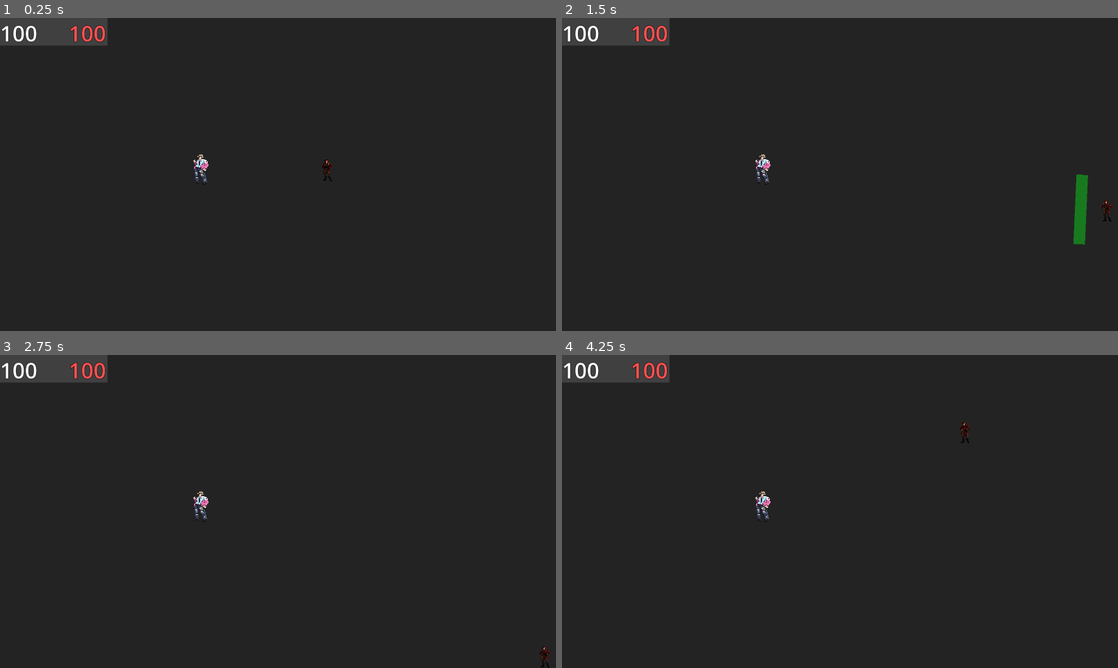
Above: before the commit, frames 1-4 (two rows, left to right).
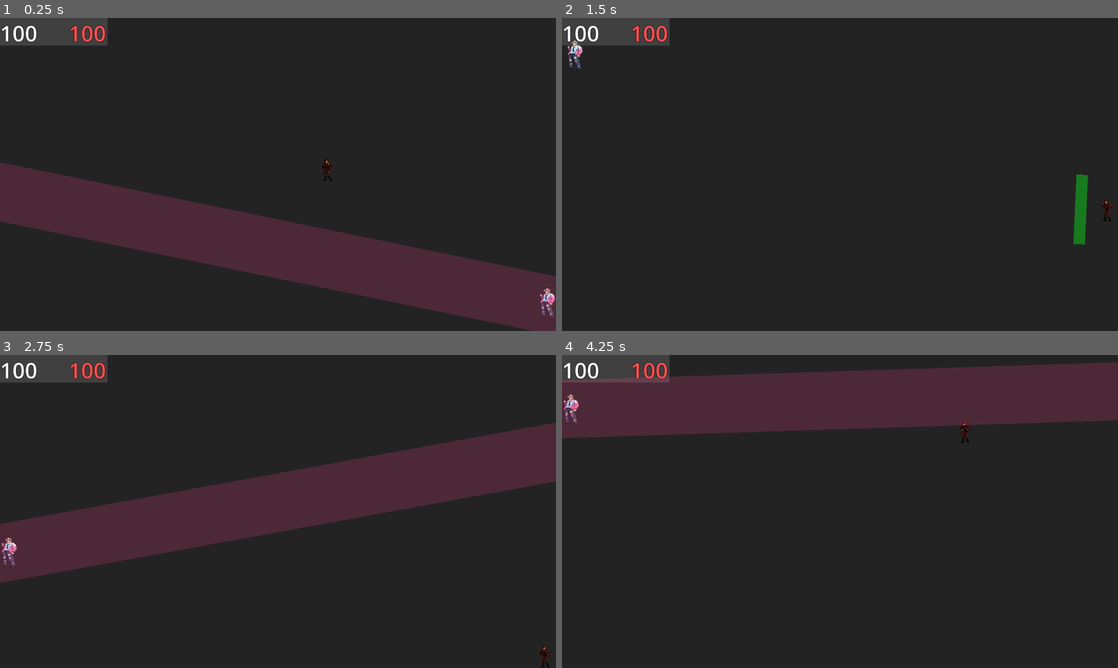
Above: after the commit, the same moments.

Repository: z3roco01/2025-skills-game
Game: Godot game, scene res://scenes/main.tscn
Same seed, same stepped clock (60 frames per second), same inputs: the game is played once before the commit and once after it.
Inputs (mouse positions are in pixels of both pictures, inside the frame that each line leads up to):
- Up to frame 1 (0.25 s): no input
- Up to frame 2 (1.5 s): move the mouse to (962, 158) at 0.52 s; hold D (right) 0.53-1.28 s; tap Shift (dash) at 0.6 s; click (962, 158) at 0.67 s; move the mouse to (728, 190) at 1.27 s; hold S (back) from 1.28 s (still down); click (728, 190) at 1.35 s
- Up to frame 3 (2.75 s): tap Enter at 2 s; move the mouse to (333, 442) at 2.02 s; release S (back) at 2.03 s; hold D (right) from 2.03 s (still down); right-click (333, 442) at 2.1 s
- Up to frame 4 (4.25 s): move the mouse to (812, 574) at 2.77 s; release D (right) at 2.78 s; hold W (up) 2.78-3.53 s; tap Shift (dash) at 2.85 s; click (812, 574) at 2.92 s; move the mouse to (1006, 558) at 3.52 s; hold A (left) from 3.53 s (still down); click (1006, 558) at 3.6 s

The runs differ from the first frame. In frame 1, 19% of the frame differs, in the area x 0-100%, y 43-100%; in frame 2, 0.3%; in frame 3, 19%; in frame 4, 19%.
Error before the commit: Parse Error: Expected end of statement after expression, found "Identifier" instead. (res://scripts/lance_enemy.gd:54)

Commit message:
lance uncollideable when dazed

Diff:
--- a/project.godot
+++ b/project.godot
@@ -24,6 +24,7 @@
 
 window/size/viewport_width=1920
 window/size/viewport_height=1080
+window/size/mode=3
 window/size/initial_position_type=3
 window/size/borderless=true
 window/stretch/mode="viewport"
--- a/scenes/lance_enemy.tscn
+++ b/scenes/lance_enemy.tscn
@@ -16,8 +16,6 @@
 gravity_scale = 0.0
 freeze_mode = 1
 script = ExtResource("1_cvgbt")
-cooldownMult = null
-SPEED = null
 
 [node name="485b60d7-628c-4763-8717-b0b0f7a0f7f5" type="Sprite2D" parent="."]
 position = Vector2(-9.53674e-07, -2.14577e-06)
--- a/scenes/testworld.tscn
+++ b/scenes/testworld.tscn
@@ -90,5 +90,3 @@
 
 [node name="lanceEnemy" parent="." instance=ExtResource("3_qi556")]
 position = Vector2(-267, -18)
-cooldownMult = null
-SPEED = null
--- a/scripts/lance_enemy.gd
+++ b/scripts/lance_enemy.gd
@@ -22,6 +22,7 @@
 const P3_CLOUD_SIZE = 30.0 # size of clouds
 const P3_CLOUD_AMT = 20.0 # amount of clouds
 const P3_TIME_BETWEEN_CLOUD = 3.0 # time until lance relocates and spawns cloud
+const P3_TARGET_PLAYER_CHANCE = 0.5 # chance to teleport to player instead (out of 1)
 
 const TOP_WALL = 0
 const BOTTOM_WALL = 1
@@ -51,7 +52,7 @@
 
 func attack() -> void:
 	if(attackPhase == 0):
-		p1DashAttack()d
+		p1DashAttack()
 	elif(attackPhase == 1):
 		p2ScissorAttack()
 	elif(attackPhase == 2):
@@ -59,8 +60,7 @@
 
 # lance dashes across the screen, if player is hit damage is done!
 func p1DashAttack() -> void:
-	dazed = false
-	attackCooldown = 1000000
+	attackStarted()
 	for n in range(P1_DASH_AMOUNT):
 		# pick a wall to start at
 		var startWall = random.randi_range(0, 3)
@@ -87,8 +87,7 @@
 	attackFinished()
 
 func p2ScissorAttack() -> void:
-	dazed = false
-	attackCooldown = 10000
+	attackStarted()
 	var currentPosition
 	for n in range(P2_SCISSOR_WAVES):
 			currentPosition = 0 # track current position of dagger spawn
@@ -164,14 +163,18 @@
 	attackFinished()
 
 func p3PoisonAttack() -> void:
-	attackCooldown = 10000
-	dazed = false
+	attackStarted()
 	for n in range(P3_CLOUD_AMT):
 		# delay before spawning
 		cloudWaitTimer.start()
 		await cloudWaitTimer.timeout
-		# randomise a spot in the arena
-		var targetPos = Vector2(
+		var targetPos # where lance will go
+		# roll if lance will target player
+		if(randi_range(0, 1) > P3_TARGET_PLAYER_CHANCE):
+			targetPos = player.position #target player
+		else:
+			# randomise a spot in the arena if not
+			targetPos = Vector2(
 			random.randf_range(
 				-ARENA_WIDTH/2 + SPRITE_WIDTH,
 				ARENA_WIDTH/2 - SPRITE_WIDTH
@@ -283,6 +286,13 @@
 	if(dashAttacking && body == player): #check for dash hit
 		player.damage(P1_DASH_DAMAGE) # do damage
 
+# things to do when an attack is starting
+func attackStarted() -> void:
+	attackCooldown = 100000 # cannot attack
+	dazed = false # become dazed
+	# un collidable
+	add_collision_exception_with(player)
+
 # things to do when an attack is done
 func attackFinished() -> void:
 	attackCooldown = 200 # wait until next attack
@@ -292,3 +302,5 @@
 		attackPhase = 0
 	else:
 		attackPhase += 1
+	# collidable
+	remove_collision_exception_with(player)
